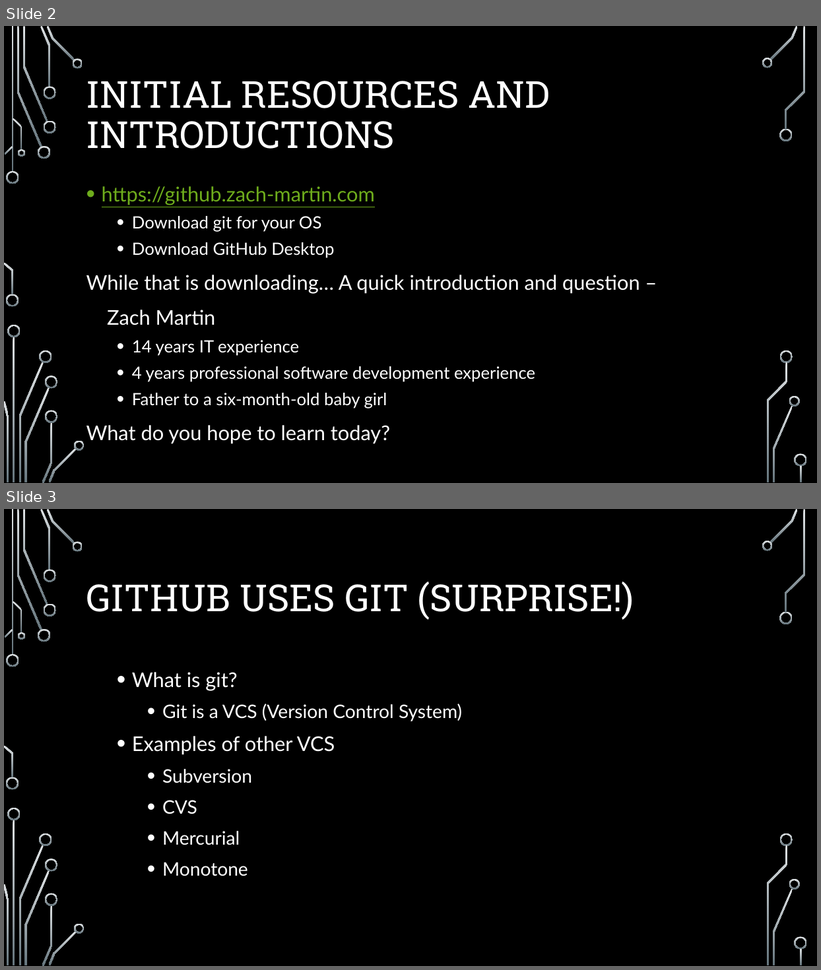
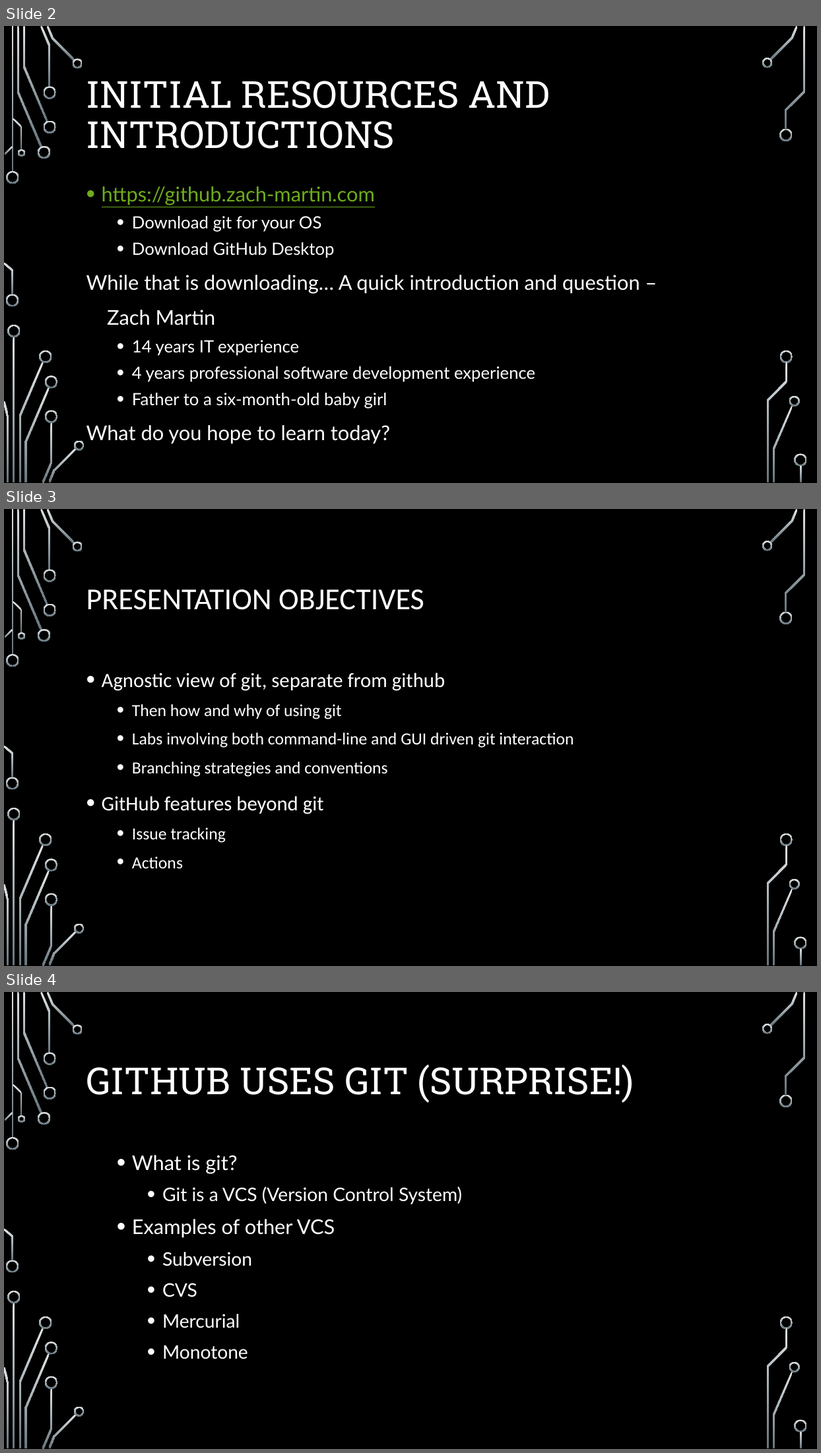
Before and after one commit to onideus/github-101-website, a slide deck: resources/Introduction to github.pptx. Shown one above the other, each under a label of ours: slides 2 and 3 before the commit, slides 2, 3 and 4 after it. The pictures are 821x970 and 821x1453 pixels, drawn with LibreOffice and Linux fonts; fonts in the diff are those of the drawing; background and template pictures are left out. Boxes give left, top, right and bottom in pixels: in the first picture for what was removed or moved away, otherwise in the second. Text is boxed around its words. In the diff, an @@ line names an element or a change of style, - is before the commit and + after.

Commit message:
Minor updates to the presentation and resources.html

```diff
--- a/resources/Introduction to github.pptx
+++ b/resources/Introduction to github.pptx
@@ slide 3 added at (x1=4, y1=509, x2=817, y2=966), background picture (left out); not listed: 36 template elements that a slide beside it also shows @@
@@ title added at (x1=86, y1=590, x2=424, y2=610), 36 pt, text #FFFFFF @@
+PRESENTATION OBJECTIVES
@@ text added at (x1=102, y1=673, x2=574, y2=869), 20 pt, text #FFFFFF @@
+• Agnostic view of git, separate from github
+  • Then how and why of using git
+  • Labs involving both command-line and GUI driven git interaction
+  • Branching strategies and conventions
+• GitHub features beyond git
+  • Issue tracking
+  • Actions
@@ what was slide 3 is now slide 4 @@
```
Also in this commit, not shown: 1 other slide added, 1 other file.
